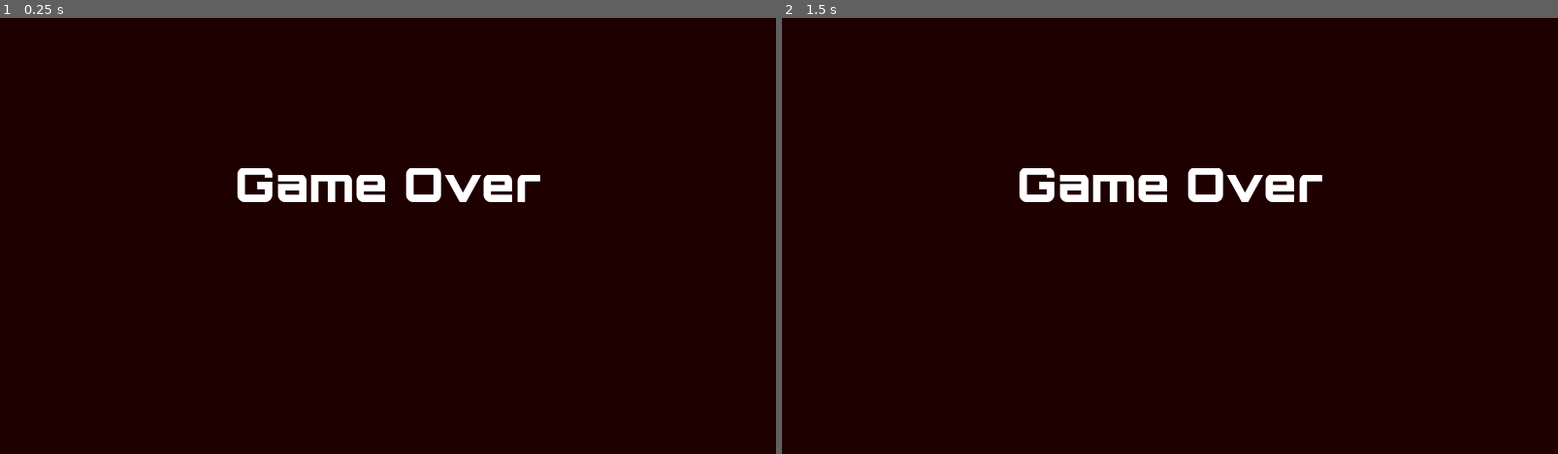
Above: before the commit, frames 1-2 (left to right).
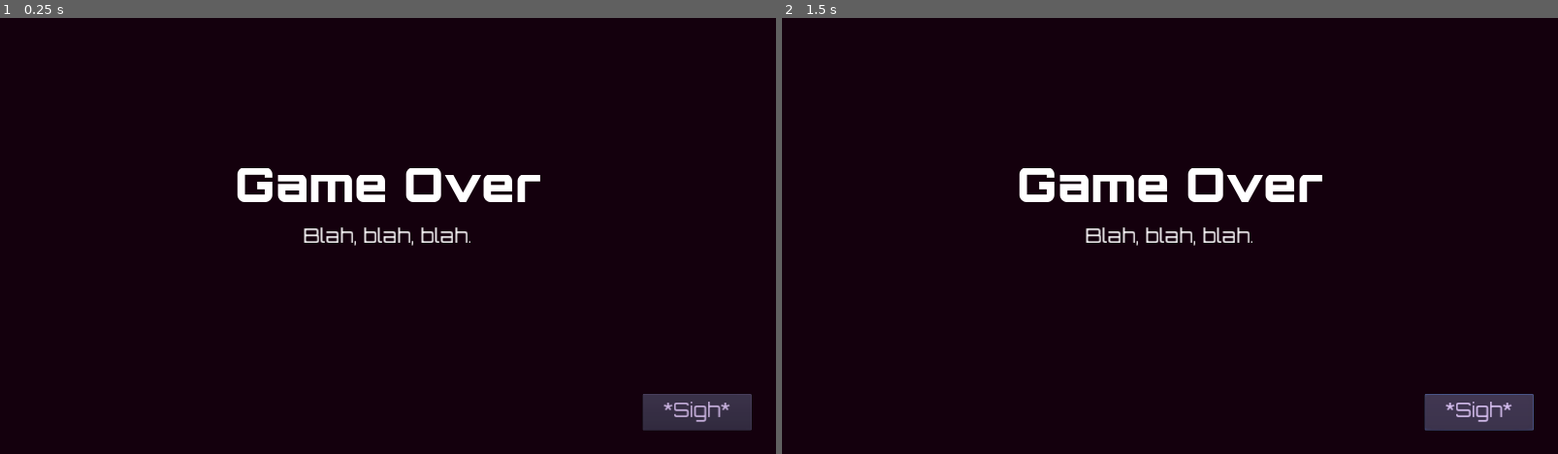
Above: after the commit, the same moments.

Repository: lmbarros/LD46-TheLighthouseAtTheEndOfTheUniverse
Game: Godot game, scene res://screens/GameOverScreen.tscn
Two runs of this game, one before a commit and one after it. Both use one fixed random seed, a clock stepped at 60 frames per second and the inputs below. This scene is started directly instead of the project's main scene.
Inputs (mouse positions are in pixels of both pictures, inside the frame that each line leads up to):
- Up to frame 1 (0.25 s): no input
- Up to frame 2 (1.5 s): click (1480, 410) at 0.5 s, where only the run after the commit has a clickable "*Sigh*"; tap Enter at 1.25 s; hold Right (moveRight) from 1.28 s (still down); tap Ctrl (fire) at 1.35 s

The runs differ from the first frame. In frame 1, 1.5% of the frame differs, in the area x 39-97%, y 48-95%; in frame 2, 1.5%.
Error after the commit: Invalid get index 'gameOverMessage' (on base: 'Nil'). (res://screens/GameOverScreen.gd:15)

Commit message:
Revamped Game Over screen
...to the level of the title screen!

Diff:
--- a/src/screens/GameOverScreen.gd
+++ b/src/screens/GameOverScreen.gd
@@ -4,16 +4,18 @@
 
 
 func _ready():
+	updateText()
 	SM.playGameOverMusic()
 	yield(get_tree().create_timer(2.0), "timeout")
 	_canGo = true
+	$SighBtn.grab_focus()
 
 
-func isGoEvent(event: InputEvent) -> bool:
-	return ((event is InputEventKey && event.pressed) ||
-		(event is InputEventJoypadButton && event.pressed))
+func updateText() -> void:
+	var msg := G.gs.gameOverMessage
+	msg += "\n\nYour score was %s." % G.gs.score
+	$Message.text = msg
 
 
-func _input(event: InputEvent) -> void:
-	if _canGo && isGoEvent(event):
-		SS.pop()
+func _onSighBtnPressed():
+	SS.pop()
--- a/src/screens/GameOverScreen.tscn
+++ b/src/screens/GameOverScreen.tscn
@@ -1,7 +1,8 @@
-[gd_scene load_steps=3 format=2]
+[gd_scene load_steps=4 format=2]
 
 [ext_resource path="res://fonts/GameTitleLargeFont.tres" type="DynamicFont" id=1]
 [ext_resource path="res://screens/GameOverScreen.gd" type="Script" id=2]
+[ext_resource path="res://fonts/GUIFont.tres" type="DynamicFont" id=3]
 
 [node name="GameOverScreen" type="Node2D"]
 script = ExtResource( 2 )
@@ -9,13 +10,13 @@
 [node name="Background" type="ColorRect" parent="."]
 margin_right = 1280.0
 margin_bottom = 720.0
-color = Color( 0.12, 0, 0, 1 )
+color = Color( 0.0784314, 0, 0.0509804, 1 )
 __meta__ = {
 "_edit_lock_": true,
 "_edit_use_anchors_": false
 }
 
-[node name="Label" type="Label" parent="."]
+[node name="GameOverLabel" type="Label" parent="."]
 margin_top = 225.0
 margin_right = 1280.0
 margin_bottom = 345.0
@@ -26,3 +27,29 @@
 __meta__ = {
 "_edit_use_anchors_": false
 }
+
+[node name="Message" type="Label" parent="."]
+margin_left = 144.0
+margin_top = 346.0
+margin_right = 1135.0
+margin_bottom = 548.0
+custom_fonts/font = ExtResource( 3 )
+text = "Blah, blah, blah."
+align = 1
+autowrap = true
+__meta__ = {
+"_edit_use_anchors_": false
+}
+
+[node name="SighBtn" type="Button" parent="."]
+self_modulate = Color( 0.898039, 0.796078, 1, 1 )
+margin_left = 1060.0
+margin_top = 621.0
+margin_right = 1240.0
+margin_bottom = 681.0
+custom_fonts/font = ExtResource( 3 )
+text = "*Sigh*"
+__meta__ = {
+"_edit_use_anchors_": false
+}
+[connection signal="pressed" from="SighBtn" to="." method="_onSighBtnPressed"]
--- a/src/scripts/GameState.gd
+++ b/src/scripts/GameState.gd
@@ -29,3 +29,6 @@
 
 # Seconds until the next wave start.
 var secsToNextWave := WAVE_INTERVAL
+
+# Message to display on the Game Over screen.
+var gameOverMessage := ""
--- a/src/scripts/Globals.gd
+++ b/src/scripts/Globals.gd
@@ -8,6 +8,7 @@
 	if !gs.isGamingOver:
 		gs.isGamingOver = true
 		yield(get_tree().create_timer(5.0), "timeout")
+		gs.gameOverMessage = getGameOverMessage()
 		SS.replaceTop("res://screens/GameOverScreen.tscn")
 
 
@@ -69,9 +70,19 @@
 		e.initPosition()
 		gs.playingField.add_child(e)
 
+
 func isWaveDefeated() -> bool:
 	if gs.player.isDead:
 		return false
 
 	var enemies := get_tree().get_nodes_in_group("enemies")
 	return enemies.size() == 0
+
+
+func getGameOverMessage() -> String:
+	if gs.player.isDead && gs.lighthouse.isDead:
+		return "Both you and the lighthouse were destroyed! A defeat combo!"
+	elif gs.player.isDead:
+		return "You were killed by the space marauders! They probably destroyed the lighthouse afterwards. Or maybe they occupied it and then did a better job than you defending it. Maybe."
+	else:
+		return "The lighhouse was destroyed! And worse: you survived and will have to feel the shame of your flop!"
Not shown, changed: README.md
